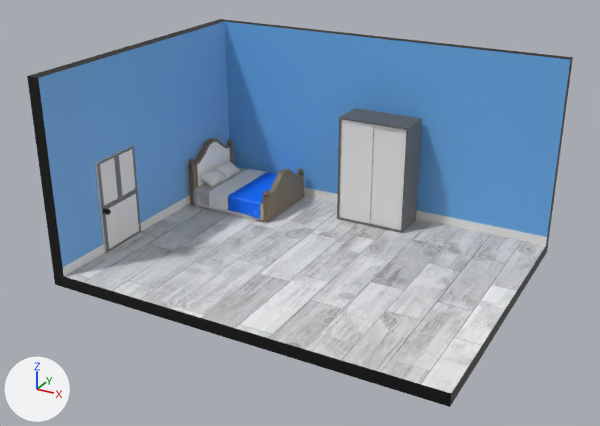
One commit to the glTF model Web3DRoomDesigner/assets/models/RoomAAA.glb: the scene before it, then after it.
The view is the same before and after, from a 50 mm lens placed at (3.69, -6.83, 3.88), pointed at (0.06, -0.21, 0.57). Every picture has the same lights, and +X, +Y and +Z are marked at lower left. Vertices at the same position are counted once.

Before the edit, the objects in view are built like this:
```python
ob_bedframe = bpy.data.objects.new('BedFrame', me_plane)
ob_bedframe.location = (-0.784, 0.927, 0.213)
ob_bedframe.rotation_euler = (0.0, 0.0, 1.571)  # degrees (0, 0, 90)
ob_bedframe.scale = (0.2, 0.2, 0.2)
ob_bedposts = bpy.data.objects.new('BedPosts', me_cube)
ob_bedposts.location = (-0.784, 0.927, 0.213)
ob_bedposts.rotation_euler = (0.0, 0.0, 1.571)  # degrees (0, 0, 90)
ob_bedposts.scale = (0.2, 0.2, 0.2)
ob_cube = bpy.data.objects.new('Cube', me_cube_004)
ob_cube.location = (-1.786, 0.927, 0.355)
ob_cube.rotation_euler = (0.0, 0.0, 1.571)  # degrees (0, 0, 90)
ob_cube.scale = (0.2, 0.2, 0.2)
ob_door = bpy.data.objects.new('Door', me_cube_002)
ob_door.location = (-1.925, -0.372, 1.0)
ob_door.rotation_euler = (0.0, 0.0, 0.0349)  # degrees (0, 0, 2)
ob_door.scale = (0.0677, 1.57, 1.0)
ob_duvet = bpy.data.objects.new('Duvet', me_plane_002)
ob_duvet.location = (-0.84, 0.927, 0.229)
ob_duvet.rotation_euler = (0.0, 0.0, 1.571)  # degrees (0, 0, 90)
ob_duvet.scale = (0.202, 0.2, 0.2)
ob_mattress = bpy.data.objects.new('Mattress', me_cube_003)
ob_mattress.location = (-0.784, 0.927, 0.213)
ob_mattress.rotation_euler = (0.0, 0.0, 1.571)  # degrees (0, 0, 90)
ob_mattress.scale = (0.2, 0.2, 0.2)
ob_pillow = bpy.data.objects.new('Pillow', me_cube_008)
ob_pillow.location = (-1.285, 0.971, 0.472)
ob_pillow.rotation_euler = (0.0, 0.0, 1.571)  # degrees (0, 0, 90)
ob_pillow.scale = (0.2, 0.2, 0.002)
ob_room = bpy.data.objects.new('Room', me_cube_001)
ob_room.location = (0.0, 0.0, 0.0)
ob_sheet = bpy.data.objects.new('Sheet', me_plane_001)
ob_sheet.location = (-0.784, 0.927, 0.213)
ob_sheet.rotation_euler = (0.0, 0.0, 1.571)  # degrees (0, 0, 90)
ob_sheet.scale = (0.2, 0.2, 0.2)
# also in view: 'Cube.004' at (0.48, 1.01, 0.6); 'Cube.002' at (0.1, 0.99, 0.6); 'Cube.001' at (0.29, 1.17, 0.61)
```
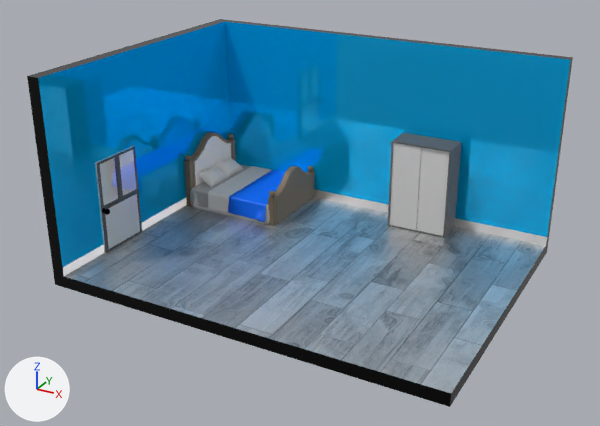
Pixel boxes [x1, y1, x2, y2] of what changed, in the pictures (600 x 426 px; the box of a moved part takes in the faces that stretch with it):
'Room', recoloured, surface changed
    both: [27, 19, 573, 406]
'Cube.004', moved, rescaled (8% narrower, 16% shorter)
    before: [370, 125, 406, 230]
    after: [416, 148, 449, 236]
'Cube.002', moved, rescaled (8% narrower, 17% shorter)
    before: [339, 119, 374, 224]
    after: [389, 143, 421, 230]
'Cube.001', moved, rescaled (14% narrower, 16% shorter)
    before: [337, 108, 422, 233]
    after: [388, 133, 461, 238]
'Door', recoloured, surface changed, moved, turned
    before: [95, 146, 141, 253]
    after: [95, 146, 142, 253]
'Duvet', reshaped, shading changed, moved, rescaled (13% wider, 14% taller)
    before: [209, 169, 277, 218]
    after: [208, 166, 285, 222]
'BedFrame', moved, rescaled (12% wider, 13% taller)
    before: [194, 139, 302, 220]
    after: [191, 132, 312, 224]
'BedPosts', moved, rescaled (12% wider, 12% taller)
    before: [188, 139, 304, 222]
    after: [184, 133, 314, 226]
'Cube', moved, rescaled (9% wider, 13% taller)
    before: [197, 142, 230, 186]
    after: [195, 136, 231, 186]
'Sheet', moved, rescaled (12% wider, 13% taller)
    before: [193, 167, 264, 220]
    after: [190, 164, 270, 224]
'Pillow', moved, rescaled (14% wider, 14% taller)
    before: [200, 168, 227, 188]
    after: [197, 165, 228, 188]
'Pillow.002', moved, rescaled (15% wider, 10% taller)
    before: [215, 160, 241, 179]
    after: [213, 157, 243, 178]
'Mattress', moved, rescaled (12% wider, 12% taller)
    before: [196, 204, 259, 220]
    after: [194, 206, 265, 224]
part 1 of me_plane_002, moved or reshaped
    before: [219, 193, 258, 218]
    after: [219, 194, 264, 222]
part 2 of me_plane_002, shading changed
    before: [237, 174, 274, 201]
    after: [237, 174, 281, 202]

Patch to the scene script:
```diff
--- a/Web3DRoomDesigner/assets/models/RoomAAA.glb.py
+++ b/Web3DRoomDesigner/assets/models/RoomAAA.glb.py
@@ mat_walla @@
 mat_walla = principled_material('WallA')
-mat_walla.base_color = (0.137, 0.401, 0.8)  # blue #67aae7
+mat_walla.base_color = (0.0, 0.506, 1.0)  # cyan #00bdff
+mat_walla.roughness = 0.0
+mat_walla.metallic = 0.5
@@ mat_exterior @@
 mat_exterior.base_color = (0.0, 0.0, 0.0)  # black #000000
+mat_exterior.roughness = 0.0
@@ mat_floora @@
 mat_floora.texture = img_laminae_flooring
-mat_floora.roughness = 1.0
+mat_floora.metallic = 1.0
@@ mat_skirting @@
 mat_skirting.base_color = (0.8, 0.8, 0.8)  # white #e7e7e7
+mat_skirting.metallic = 1.0
@@ mat_doora @@
 mat_doora = principled_material('DoorA')
-mat_doora.base_color = (0.8, 0.8, 0.8)  # white #e7e7e7
+mat_doora.base_color = (1.0, 1.0, 1.0)  # white #ffffff
+mat_doora.metallic = 0.5
@@ me_plane_002 @@
 # used by ob_duvet; location = (-0.84, 0.927, 0.229); rotation_euler = (0.0, 0.0, 1.571), in degrees (0, 0, 90); scale = (0.202, 0.2, 0.2)
-me_plane_002.from_pydata(...)  # 8755 vertices, 17136 faces; spans x -2.43..2.43, y -0.05..3.44, z -0.88..0.04
+me_plane_002.from_pydata(...)  # 8755 vertices, 17136 faces; spans x -2.43..2.43, y -0.04..3.44, z -0.89..0.04
+# me_plane_002 part 1: 1096 of 8755 vertices moved; they spanned x -2.43..-1.65, y 0.06..2.69, z -0.88..0.03 and now span x -2.43..-1.65, y 0.06..2.7, z -0.89..0.03; mean shift (-0.01, 0.05, 0.0); largest move (-2.18, 1.75, -0.65) -> (-2.21, 1.97, -0.66)
+# me_plane_002 part 2: 616 of the faces centred in x -1.85..1.85, y 0.0..3.21, z 0.0 are now shaded flat
 me_plane_002.materials.append(mat_duvet1a)
@@ ob_door @@
 ob_door = bpy.data.objects.new('Door', me_cube_002)
-ob_door.location = (-1.925, -0.372, 1.0)
-ob_door.rotation_euler = (0.0, 0.0, 0.0349)  # degrees (0, 0, 2)
+ob_door.location = (-1.908, -0.372, 1.0)
 ob_door.scale = (0.0677, 1.57, 1.0)
@@ ob_bedposts @@
 ob_bedposts = bpy.data.objects.new('BedPosts', me_cube)
-ob_bedposts.location = (-0.784, 0.927, 0.213)
+ob_bedposts.location = (-0.682, 0.943, 0.225)
 ob_bedposts.rotation_euler = (0.0, 0.0, 1.571)  # degrees (0, 0, 90)
-ob_bedposts.scale = (0.2, 0.2, 0.2)
+ob_bedposts.scale = (0.225, 0.225, 0.225)
@@ ob_mattress @@
 ob_mattress = bpy.data.objects.new('Mattress', me_cube_003)
-ob_mattress.location = (-0.784, 0.927, 0.213)
+ob_mattress.location = (-0.682, 0.943, 0.225)
 ob_mattress.rotation_euler = (0.0, 0.0, 1.571)  # degrees (0, 0, 90)
-ob_mattress.scale = (0.2, 0.2, 0.2)
+ob_mattress.scale = (0.225, 0.225, 0.225)
@@ ob_bedframe @@
 ob_bedframe = bpy.data.objects.new('BedFrame', me_plane)
-ob_bedframe.location = (-0.784, 0.927, 0.213)
+ob_bedframe.location = (-0.682, 0.943, 0.225)
 ob_bedframe.rotation_euler = (0.0, 0.0, 1.571)  # degrees (0, 0, 90)
-ob_bedframe.scale = (0.2, 0.2, 0.2)
+ob_bedframe.scale = (0.225, 0.225, 0.225)
@@ ob_sheet @@
 ob_sheet = bpy.data.objects.new('Sheet', me_plane_001)
-ob_sheet.location = (-0.784, 0.927, 0.213)
+ob_sheet.location = (-0.682, 0.943, 0.225)
 ob_sheet.rotation_euler = (0.0, 0.0, 1.571)  # degrees (0, 0, 90)
-ob_sheet.scale = (0.2, 0.2, 0.2)
+ob_sheet.scale = (0.225, 0.225, 0.225)
@@ ob_duvet @@
 ob_duvet = bpy.data.objects.new('Duvet', me_plane_002)
-ob_duvet.location = (-0.84, 0.927, 0.229)
+ob_duvet.location = (-0.745, 0.943, 0.242)
 ob_duvet.rotation_euler = (0.0, 0.0, 1.571)  # degrees (0, 0, 90)
-ob_duvet.scale = (0.202, 0.2, 0.2)
+ob_duvet.scale = (0.226, 0.225, 0.225)
@@ ob_cube @@
 ob_cube = bpy.data.objects.new('Cube', me_cube_004)
-ob_cube.location = (-1.786, 0.927, 0.355)
+ob_cube.location = (-1.807, 0.943, 0.384)
 ob_cube.rotation_euler = (0.0, 0.0, 1.571)  # degrees (0, 0, 90)
-ob_cube.scale = (0.2, 0.2, 0.2)
+ob_cube.scale = (0.225, 0.225, 0.225)
@@ ob_pillow @@
 ob_pillow = bpy.data.objects.new('Pillow', me_cube_008)
-ob_pillow.location = (-1.285, 0.971, 0.472)
+ob_pillow.location = (-1.244, 0.992, 0.516)
 ob_pillow.rotation_euler = (0.0, 0.0, 1.571)  # degrees (0, 0, 90)
-ob_pillow.scale = (0.2, 0.2, 0.002)
+ob_pillow.scale = (0.225, 0.225, 0.00225)
@@ ob_pillow_002 @@
 ob_pillow_002 = bpy.data.objects.new('Pillow.002', me_cube_010)
-ob_pillow_002.location = (-1.285, 1.273, 0.472)
+ob_pillow_002.location = (-1.244, 1.331, 0.516)
 ob_pillow_002.rotation_euler = (0.0, 0.0, 1.571)  # degrees (0, 0, 90)
-ob_pillow_002.scale = (0.2, 0.2, 0.002)
+ob_pillow_002.scale = (0.225, 0.225, 0.00225)
@@ ob_cube_001 @@
 ob_cube_001 = bpy.data.objects.new('Cube.001', me_cube_006)
-ob_cube_001.location = (0.287, 1.172, 0.005)
+ob_cube_001.location = (0.797, 1.247, 0.0)
 ob_cube_001.rotation_euler = (0.0, 0.0, -1.571)  # degrees (0, 0, -90)
-ob_cube_001.scale = (0.2, 0.2, 0.2)
+ob_cube_001.scale = (0.167, 0.167, 0.167)
@@ ob_cube_002 @@
 ob_cube_002 = bpy.data.objects.new('Cube.002', me_cube_007)
-ob_cube_002.location = (-0.094, 0.989, 0.019)
+ob_cube_002.location = (0.48, 1.094, 0.011)
 ob_cube_002.rotation_euler = (0.0, 0.0, -1.571)  # degrees (0, 0, -90)
-ob_cube_002.scale = (0.2, 0.2, 0.2)
+ob_cube_002.scale = (0.167, 0.167, 0.167)
@@ ob_cube_004 @@
 ob_cube_004 = bpy.data.objects.new('Cube.004', me_cube_009)
-ob_cube_004.location = (0.668, 1.012, 0.019)
+ob_cube_004.location = (1.114, 1.114, 0.011)
 ob_cube_004.rotation_euler = (0.0, 0.0, -1.571)  # degrees (0, 0, -90)
-ob_cube_004.scale = (0.2, 0.2, 0.2)
+ob_cube_004.scale = (0.167, 0.167, 0.167)
```
